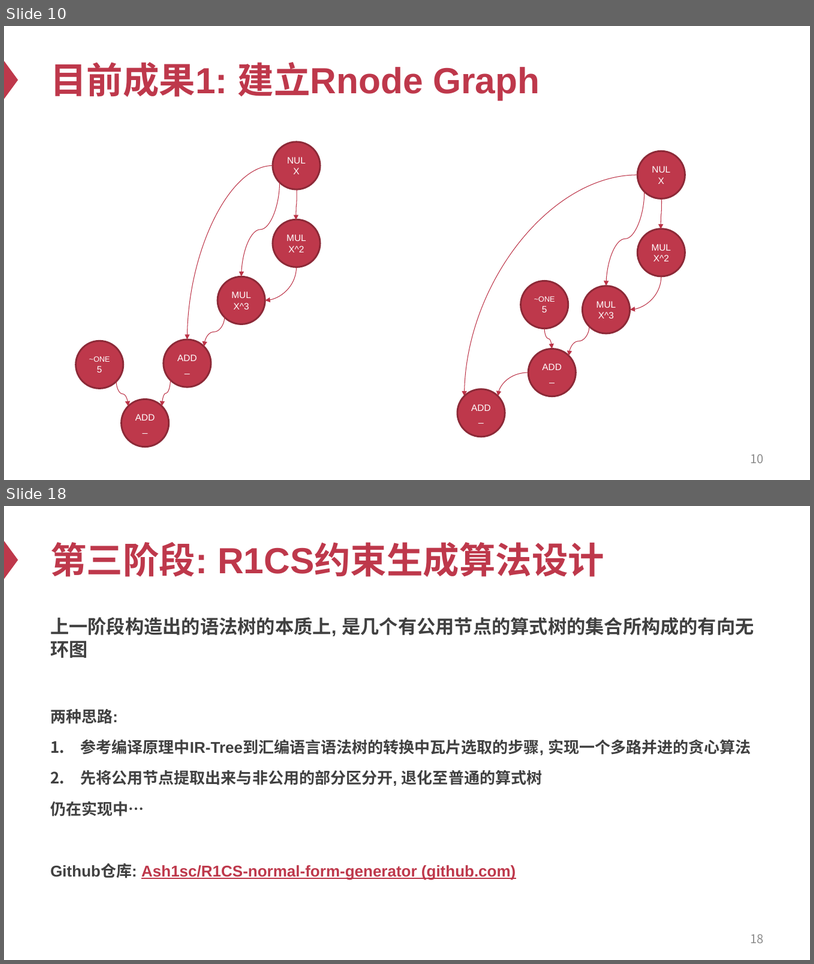
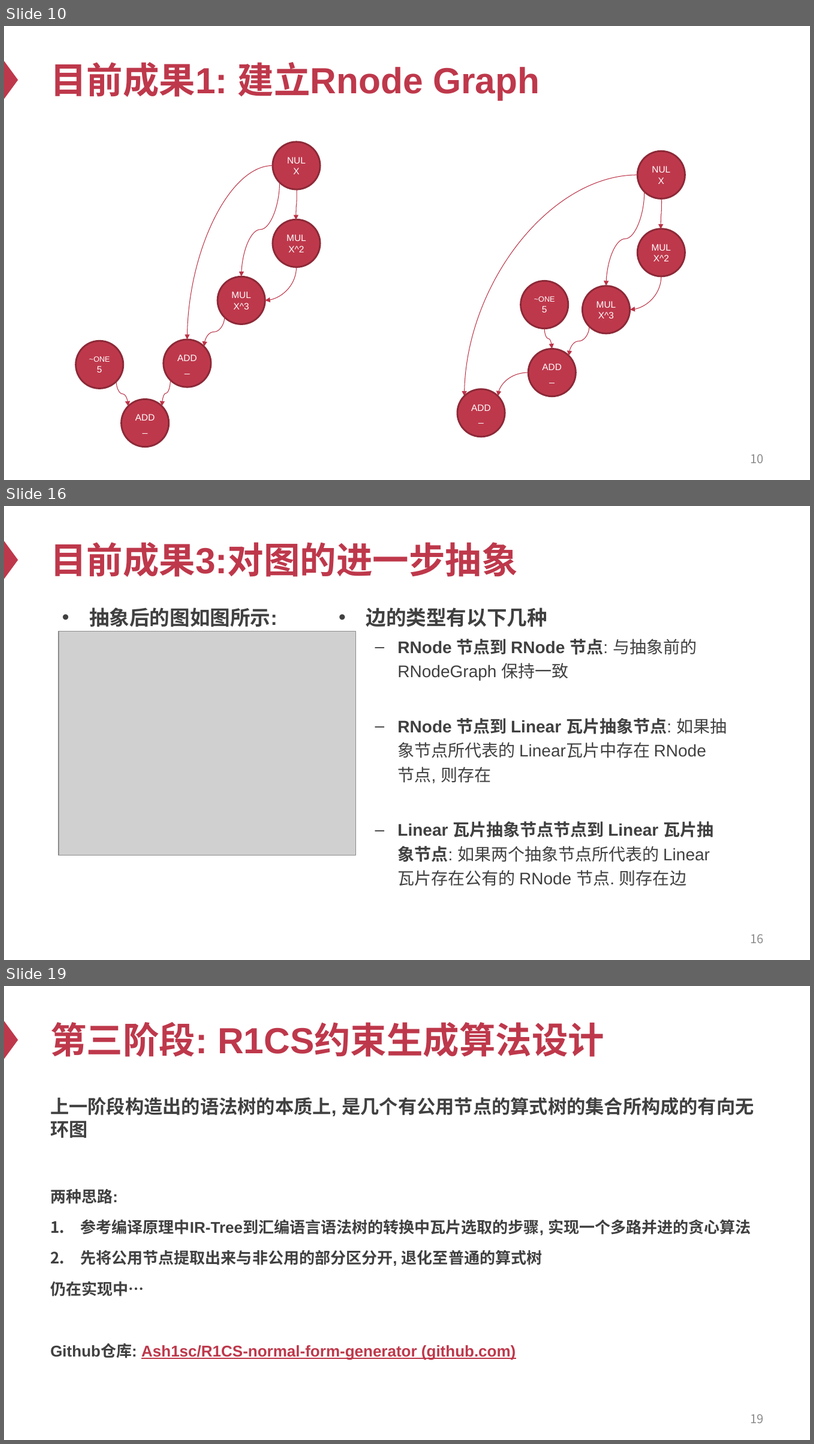
Before and after one commit to Ash1sc/R1CS-normal-form-generator, a slide deck: meeting_docs/中期答辩/中期答辩PPT.pptx. Shown one above the other, each under a label of ours: slides 10 and 18 before the commit, slides 10, 16 and 19 after it; the slides between them are not shown. The pictures are 814x964 and 814x1444 pixels, drawn with LibreOffice and Linux fonts; fonts in the diff are those of the drawing; grey boxes stand for pictures. Boxes give left, top, right and bottom in pixels: in the first picture for what was removed or moved away, otherwise in the second. Text is boxed around its words. In the diff, an @@ line names an element or a change of style, - is before the commit and + after.

```diff
--- a/meeting_docs/中期答辩/中期答辩PPT.pptx
+++ b/meeting_docs/中期答辩/中期答辩PPT.pptx
@@ slide 16 added at (x1=4, y1=506, x2=810, y2=960), background #FFFFFF; not listed: 1 template element that a slide beside it also shows @@
@@ title added at (x1=50, y1=542, x2=518, y2=577), 43.2 pt, text #BE384B, bold @@
+目前成果3:对图的进一步抽象
@@ text added at (x1=89, y1=607, x2=278, y2=627), 24 pt, text #404040, bold @@
+• 抽象后的图如图所示:
@@ text added at (x1=366, y1=607, x2=727, y2=886), 20 pt, text #404040 @@
+• 边的类型有以下几种
+  – RNode 节点到 RNode 节点: 与抽象前的 RNodeGraph 保持一致
+  – RNode 节点到 Linear 瓦片抽象节点: 如果抽象节点所代表的 Linear瓦片中存在 RNode 节点, 则存在
+  – Linear 瓦片抽象节点节点到 Linear 瓦片抽象节点: 如果两个抽象节点所代表的 Linear 瓦片存在公有的 RNode 节点. 则存在边
@@ picture added at (x1=59, y1=631, x2=356, y2=855) @@
@@ page number added at (x1=750, y1=934, x2=764, y2=943), 14.4 pt, text #8C8C8C @@
+16
@@ what was slide 18 is now slide 19 @@
@@ page number at (x1=750, y1=1414, x2=764, y2=1423): text changed @@
-18
+19
```
Also in this commit, not shown: 4 slides changed, 3 other slides added, 3 slides removed.
